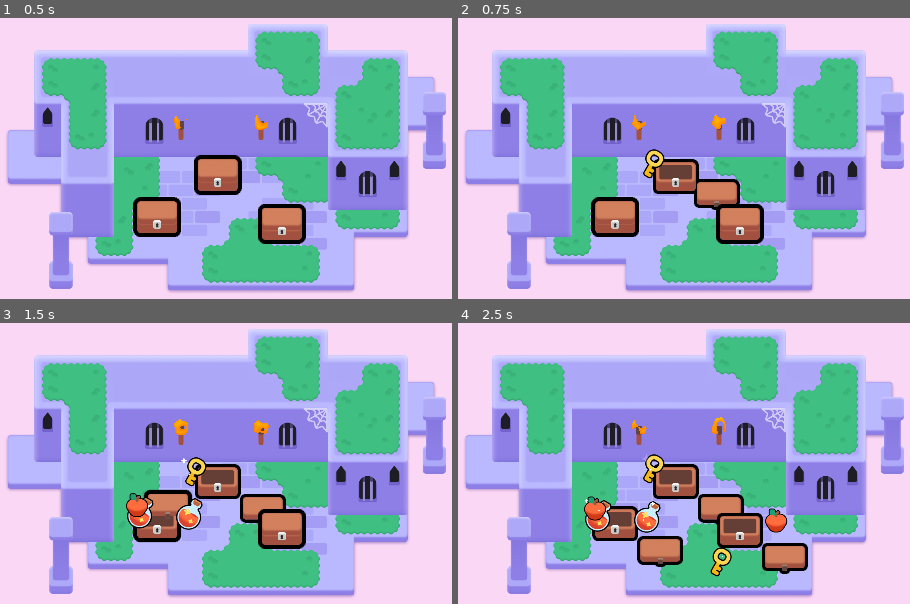
Above: before the commit, frames 1-4 (two rows, left to right).
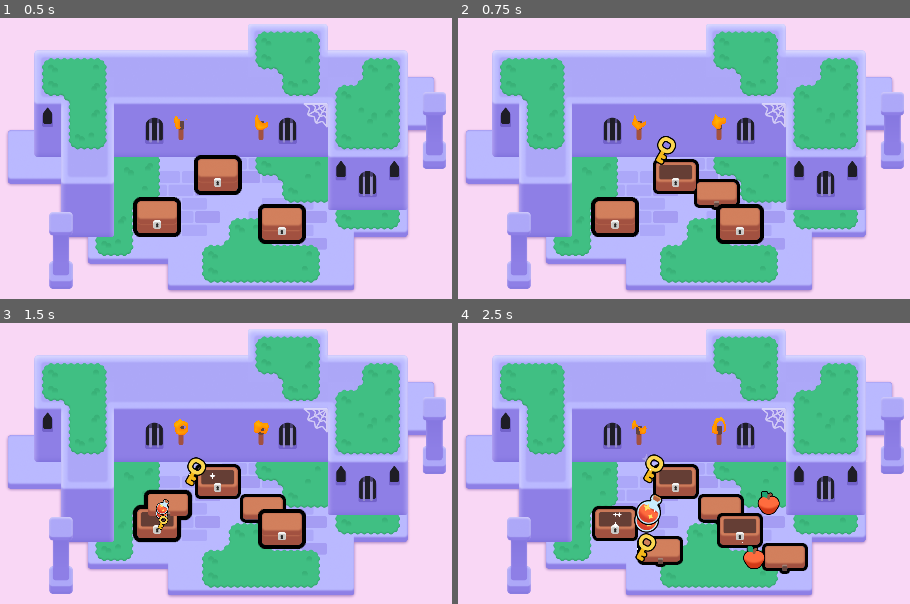
Above: after the commit, the same moments.

Repository: raweggyolk/2d-GameDev-Course
Game: Godot game, scene res://lessons/chest/items/mini_dungeon.tscn
Two runs of this game, one before a commit and one after it. Both use one fixed random seed, a clock stepped at 60 frames per second and the inputs below.
Inputs (mouse positions are in pixels of both pictures, inside the frame that each line leads up to):
- Up to frame 1 (0.5 s): no input
- Up to frame 2 (0.75 s): tap Enter at 0.5 s; move the mouse to (674, 175) at 0.52 s; press the mouse at (674, 175) at 0.53 s; hold D (move_right) from 0.53 s (still down)
- Up to frame 3 (1.5 s): tap Space at 0.77 s; move the mouse to (158, 522) at 1.27 s; release D (move_right) at 1.28 s; release the mouse at (158, 522) at 1.28 s; hold S (move_down) from 1.28 s (still down); right-click (158, 522) at 1.35 s; click (158, 522) at 1.42 s
- Up to frame 4 (2.5 s): tap Space at 1.52 s; move the mouse to (738, 528) at 2.02 s; release S (move_down) at 2.03 s; hold D (move_right) from 2.03 s (still down); tap Z at 2.1 s; click (738, 528) at 2.17 s

Frame 1 is identical in both runs. In frame 2, 0.5% of the frame differs, in the area x 40-49%, y 41-58%; in frame 3, 1.3%; in frame 4, 2.5%, in the area x 27-73%, y 59-91%.

Commit message:
L7. Animate The Collectibles

Diff:
--- a/M06.looting_workbook/lessons/chest/chest.gd
+++ b/M06.looting_workbook/lessons/chest/chest.gd
@@ -60,4 +60,18 @@
 	var random_angle := randf_range(0.0, 2.0 * PI)
 	var random_direction := Vector2(1.0, 0.0).rotated(random_angle)
 	var random_distance := randf_range(60.0, 120.0)
-	loot_item.position = random_direction * random_distance
+	var land_position := random_direction * random_distance
+	const FLIGHT_TIME := 0.4
+	const HALF_FLIGHT_TIME := FLIGHT_TIME / 2.0
+	var tween := create_tween()
+	tween.set_parallel()
+	loot_item.scale = Vector2(0.25, 0.25)
+	tween.tween_property(loot_item, "scale", Vector2(1.0, 1.0), HALF_FLIGHT_TIME)
+	tween.tween_property(loot_item, "position:x", land_position.x, FLIGHT_TIME)
+	tween = create_tween()
+	tween.set_trans(Tween.TRANS_QUAD)
+	tween.set_ease(Tween.EASE_OUT)
+	var jump_height := randf_range(30.0, 80.0)
+	tween.tween_property(loot_item, "position:y", land_position.y - jump_height, HALF_FLIGHT_TIME)
+	tween.set_ease(Tween.EASE_IN)
+	tween.tween_property(loot_item, "position:y", land_position.y, HALF_FLIGHT_TIME)
